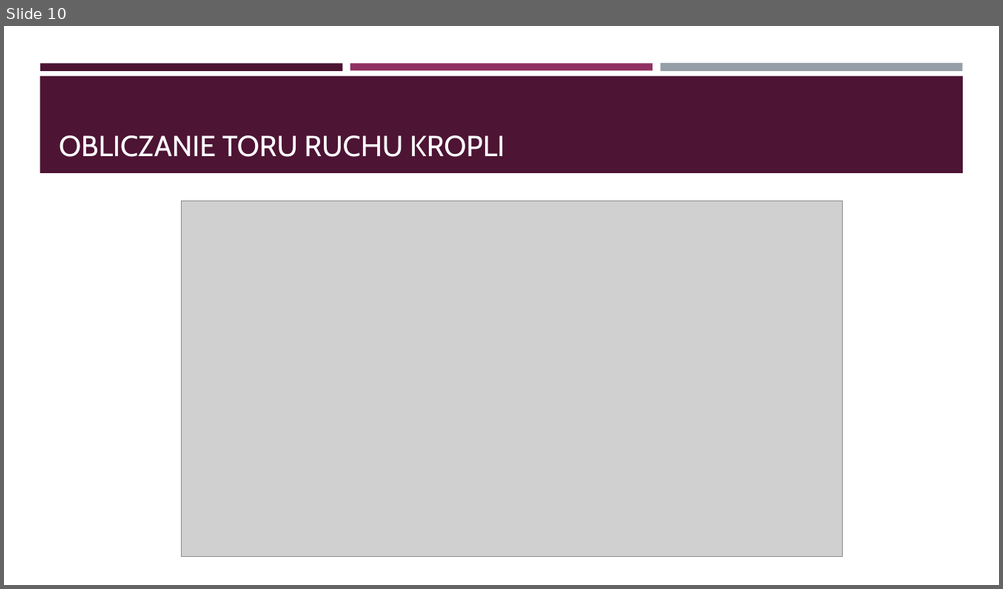
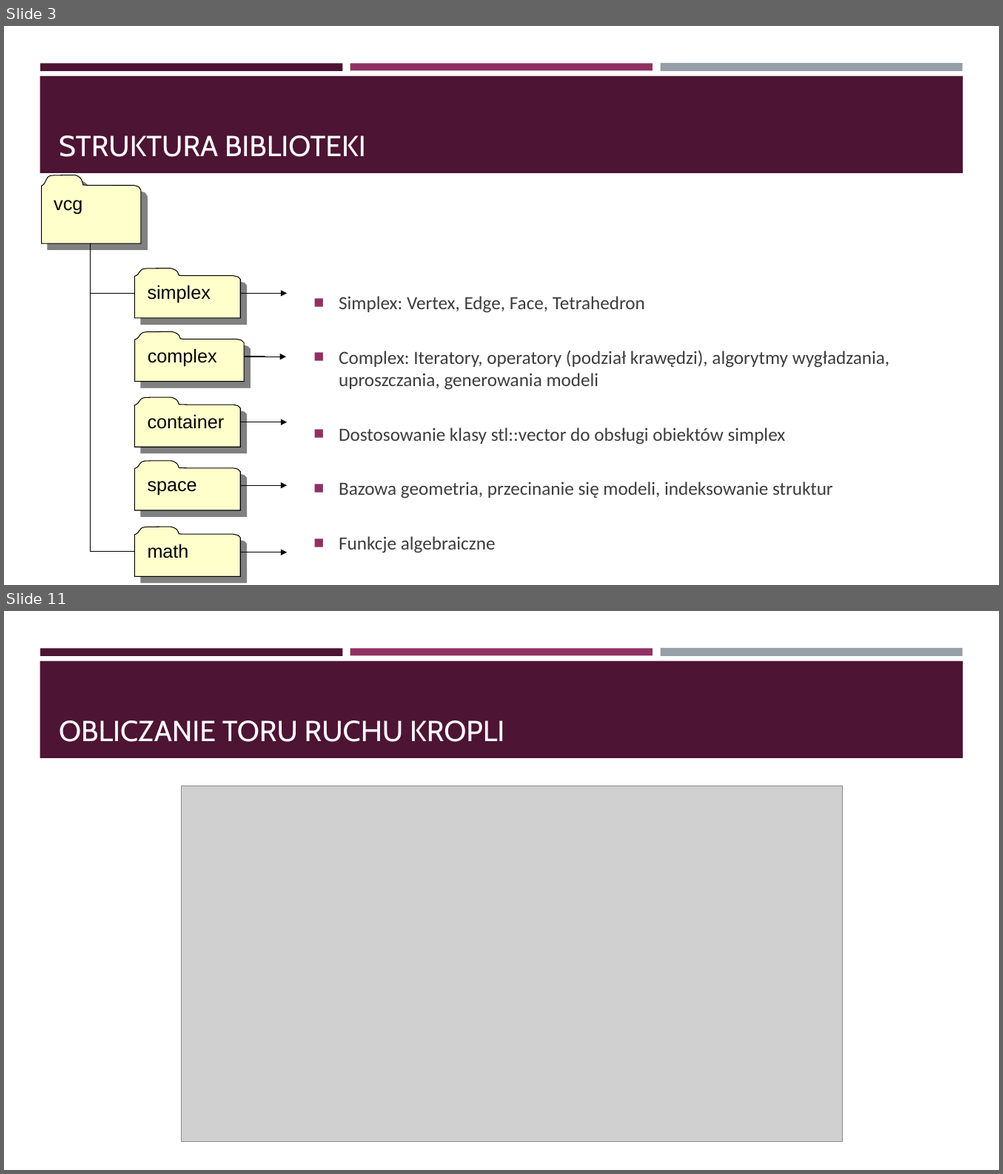
Before and after one commit to monkog/Water_Drop, a slide deck: Documents/Biblioteka_VCG.pptx. Shown one above the other, each under a label of ours: slide 10 before the commit, slides 3 and 11 after it; the slides between them are not shown. The pictures are 1003x589 and 1003x1174 pixels, drawn with LibreOffice and Linux fonts; fonts in the diff are those of the drawing; grey boxes stand for pictures. Boxes give left, top, right and bottom in pixels: in the first picture for what was removed or moved away, otherwise in the second. Text is boxed around its words. In the diff, an @@ line names an element or a change of style, - is before the commit and + after.

```diff
--- a/Documents/Biblioteka_VCG.pptx
+++ b/Documents/Biblioteka_VCG.pptx
@@ slide 3 added at <box>4,26,999,585</box>, background #FFFFFF; not listed: 4 template elements that a slide beside it also shows @@
@@ title added at <box>59,136,366,157</box>, 28 pt, text #FFFFFF @@
+STRUKTURA BIBLIOTEKI
@@ freeform shape added at <box>41,175,141,244</box>, fill #FFFFCC, outline #000000 0.74 pt, 18 pt, text #000000 @@
+vcg
@@ elbow line added from (91, 244) to (134, 293), #000000 0.74 pt @@
@@ elbow line added from (91, 244) to (134, 552), #000000 0.74 pt @@
@@ freeform shape added at <box>134,269,241,318</box>, fill #FFFFCC, outline #000000 0.74 pt, 18 pt, text #000000 @@
+simplex
@@ elbow arrow added from (241, 293) to (287, 294), #000000 0.74 pt @@
@@ text added at <box>338,296,889,554</box>, 18 pt, text #3D3D3D @@
+■ Simplex: Vertex, Edge, Face, Tetrahedron
+■ Complex: Iteratory, operatory (podział krawędzi), algorytmy wygładzania, uproszczania, generowania modeli
+■ Dostosowanie klasy stl::vector do obsługi obiektów simplex
+■ Bazowa geometria, przecinanie się modeli, indeksowanie struktur
+■ Funkcje algebraiczne
@@ freeform shape added at <box>134,332,244,382</box>, fill #FFFFCC, outline #000000 0.74 pt, 18 pt, text #000000 @@
+complex
@@ elbow arrow added from (244, 358) to (286, 358), #000000 0.74 pt @@
@@ freeform shape added at <box>134,397,241,448</box>, fill #FFFFCC, outline #000000 0.74 pt, 18 pt, text #000000 @@
+container
@@ elbow arrow added from (241, 422) to (287, 423), #000000 0.74 pt @@
@@ freeform shape added at <box>134,461,241,511</box>, fill #FFFFCC, outline #000000 0.74 pt, 18 pt, text #000000 @@
+space
@@ elbow arrow added from (241, 486) to (287, 486), #000000 0.74 pt @@
@@ freeform shape added at <box>134,528,241,577</box>, fill #FFFFCC, outline #000000 0.74 pt, 18 pt, text #000000 @@
+math
@@ elbow arrow added from (241, 553) to (287, 553), #000000 0.74 pt @@
@@ what was slide 10 is now slide 11 @@
```
Also in this commit, not shown: 10 slides changed.
